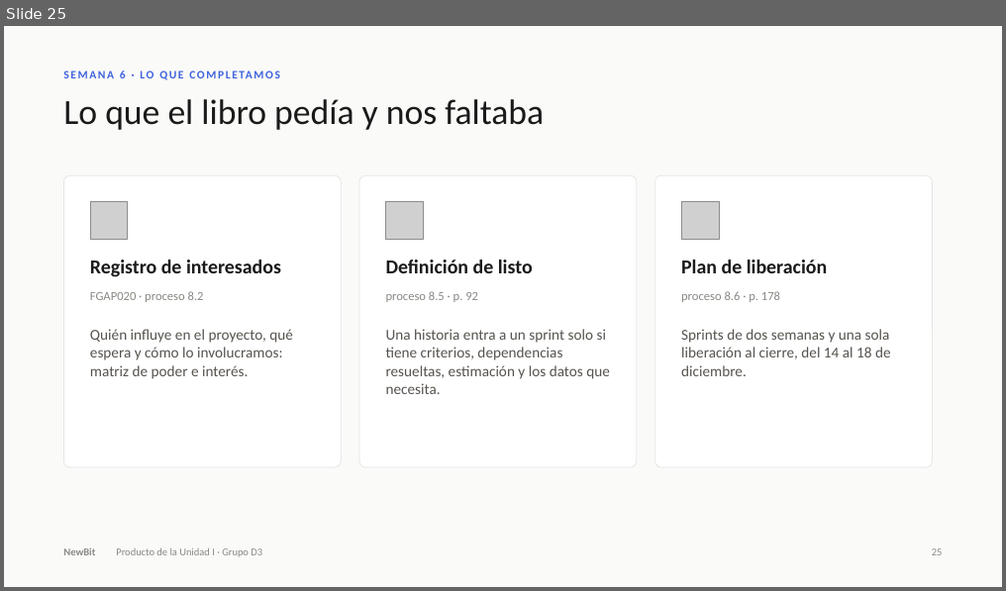
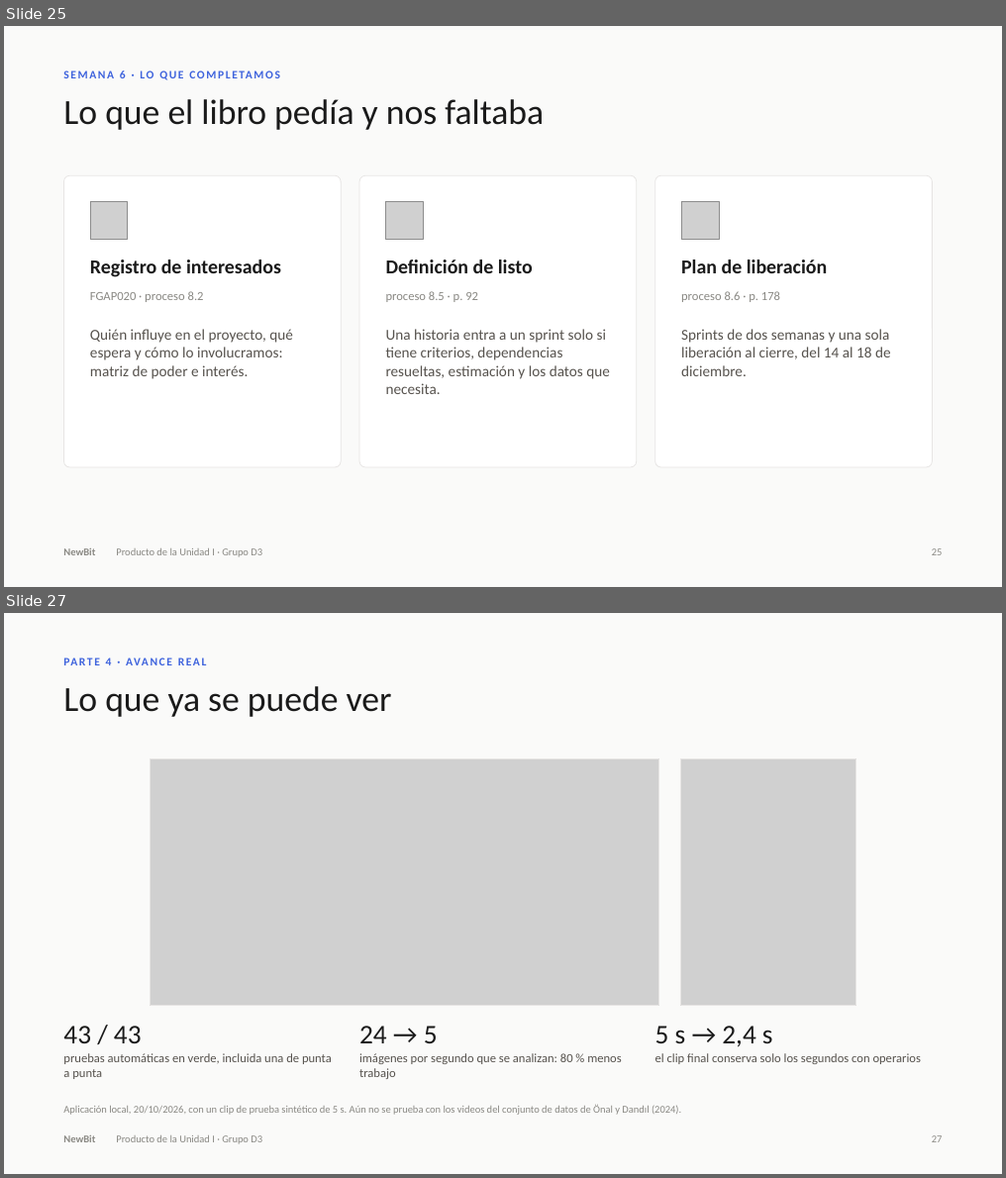
Before and after one commit to devmondoss/NewBit, a slide deck: curso/semana-06-producto-unidad-1/nuestras-entregas/PPT_Producto_Unidad_1_NewBit/PPT_Producto_Unidad_1_NewBit.pptx. Shown one above the other, each under a label of ours: slide 25 before the commit, slides 25 and 27 after it; the slides between them are not shown. The pictures are 1006x591 and 1006x1178 pixels, drawn with LibreOffice and Linux fonts; fonts in the diff are those of the drawing; grey boxes stand for pictures. Boxes give left, top, right and bottom in pixels: in the first picture for what was removed or moved away, otherwise in the second. Text is boxed around its words. In the diff, an @@ line names an element or a change of style, - is before the commit and + after.

```diff
--- a/curso/semana-06-producto-unidad-1/nuestras-entregas/PPT_Producto_Unidad_1_NewBit/PPT_Producto_Unidad_1_NewBit.pptx
+++ b/curso/semana-06-producto-unidad-1/nuestras-entregas/PPT_Producto_Unidad_1_NewBit/PPT_Producto_Unidad_1_NewBit.pptx
@@ slide 27 added at (4,613,1002,1174), background #FAFAF9 @@
@@ text added at (106,658,112,665), 11 pt, text #3E63DD, bold @@
+PARTE 4 · AVANCE REAL
@@ text added at (63,686,392,717), 34 pt, text #1A1A1A @@
+Lo que ya se puede ver
@@ picture added at (151,759,659,1006) @@
@@ rectangle added at (151,759,659,1006), outline #E7E5E4 0.75 pt @@
@@ picture added at (681,759,855,1006) @@
@@ rectangle added at (681,759,855,1006), outline #E7E5E4 0.75 pt @@
@@ text added at (63,1026,142,1044), 26 pt, text #1A1A1A @@
+43 / 43
@@ text added at (359,1026,438,1044), 26 pt, text #1A1A1A @@
+24 → 5
@@ text added at (655,1026,773,1048), 26 pt, text #1A1A1A @@
+5 s → 2,4 s
@@ text added at (63,1054,332,1079), 12 pt, text #57534E @@
+pruebas automáticas en verde, incluida una de punta a punta
@@ text added at (359,1054,621,1079), 12 pt, text #57534E @@
+imágenes por segundo que se analizan: 80 % menos trabajo
@@ text added at (655,1054,921,1064), 12 pt, text #57534E @@
+el clip final conserva solo los segundos con operarios
@@ text added at (63,1105,681,1115), 10 pt, text #8A8984 @@
+Aplicación local, 20/10/2026, con un clip de prueba sintético de 5 s. Aún no se prueba con los videos del conjunto de datos de Önal y Dandıl (2024).
@@ text added at (63,1136,95,1143), 10 pt, text #8A8984, bold @@
+NewBit
@@ text added at (116,1136,262,1145), 10 pt, text #8A8984 @@
+Producto de la Unidad I · Grupo D3
@@ text added at (932,1136,943,1143), 10 pt, text #8A8984 @@
+27
```
Also in this commit, not shown: 1 slide changed, 2 other slides added, 14 other files.
